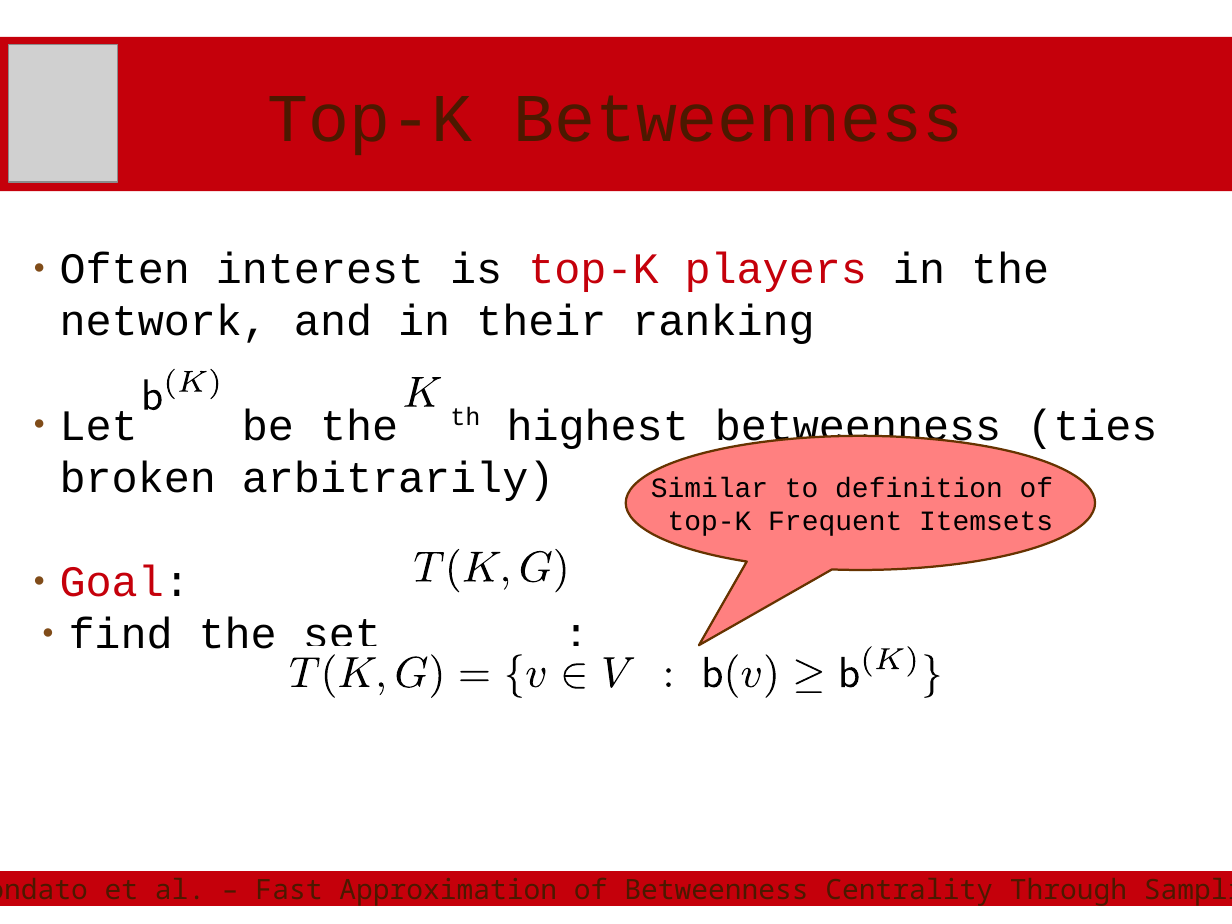
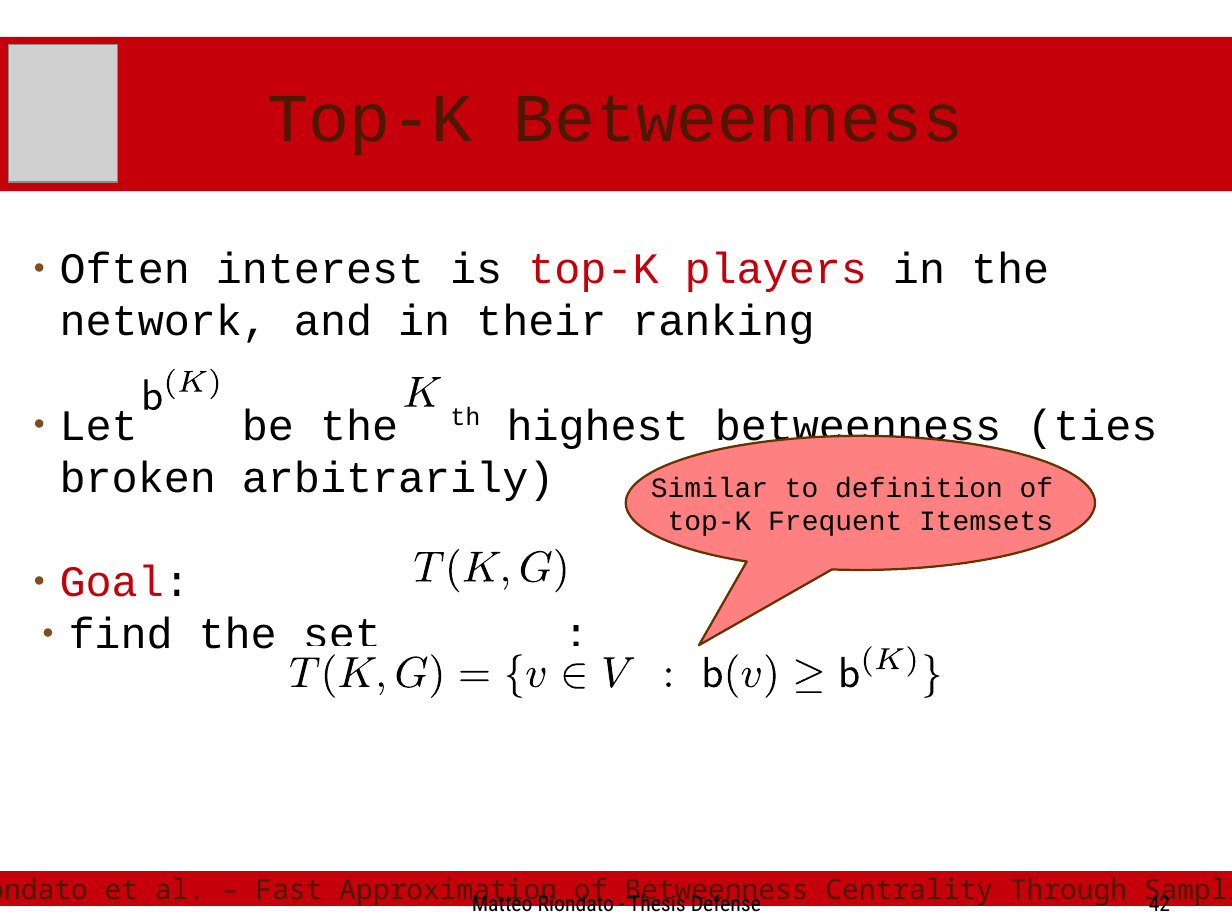
Before and after one commit to ZhizhongIsaacChen/dissertation, a slide deck: slide 42 of defense/Defense-talk.odp (slide 38 before the commit). Drawn at 1232x924 pixels with LibreOffice and Linux fonts; fonts in the diff are those of the drawing; grey boxes stand for pictures. Boxes give left, top, right and bottom in pixels: in the first picture for what was removed or moved away, otherwise in the second. Text is boxed around its words. In the diff, an @@ line names an element or a change of style, - is before the commit and + after.

```diff
--- a/defense/Defense-talk.odp
+++ b/defense/Defense-talk.odp
@@ text added at <box>472,891,761,918</box>, 14 pt, text #000000 @@
+Matteo Riondato - Thesis Defense
@@ page number added at <box>1149,891,1170,918</box>, 14 pt, text #000000 @@
+42
```
Also in this commit, not shown: 21 other slides changed, 4 slides added, 2 slides removed, 3 other files.
